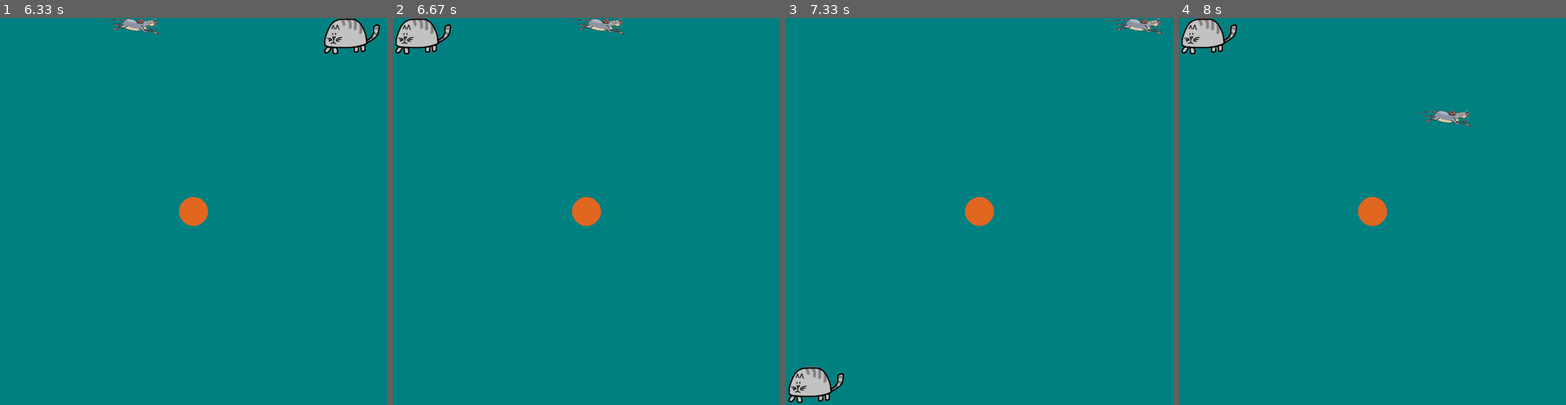
Above: before the commit, frames 1-4 (left to right).
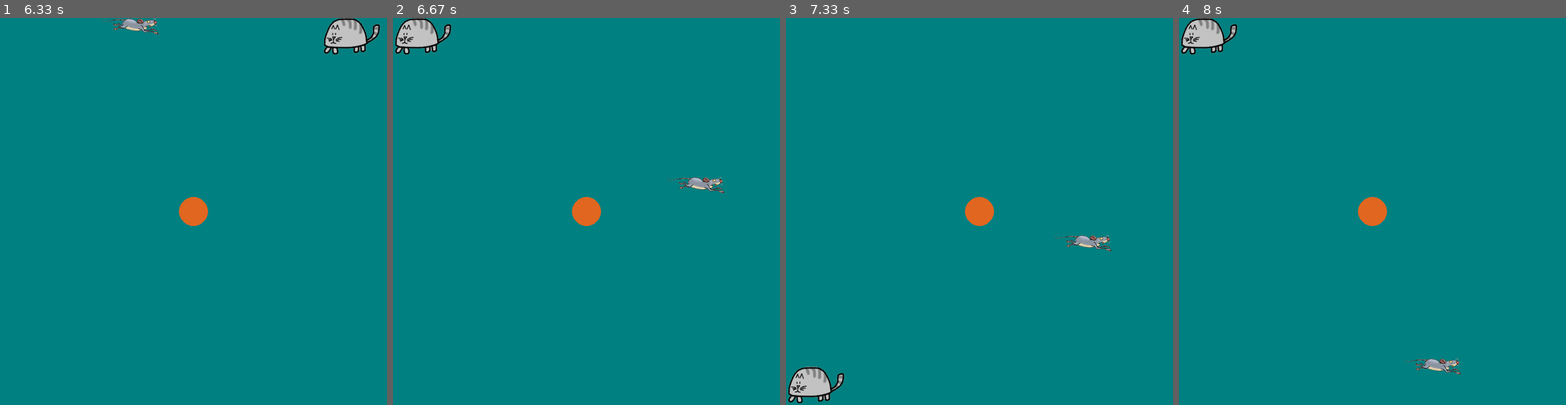
Above: after the commit, the same moments.

Repository: LogicMass621/python
Game: pygame game, started from catmouse.py
The game is run twice, just before and just after one commit, with the same random seed, the same clock (stepped at 60 frames per second) and the same inputs. The source is Python 2; it was converted automatically to run under Python 3.
Inputs:
- Up to frame 1 (6.33 s): hold Right 0.33-0.8 s; hold Left 1.67-2.2 s; hold Down 2.23-2.53 s; hold Up 3-3.37 s; hold Right 3.4-4.03 s; hold Down 4.07-4.43 s; hold Left 4.47-4.93 s; hold Right 4.97-5.43 s; hold Up 5.47-5.77 s; hold Left from 6.3 s (still down)
- Up to frame 2 (6.67 s): keep holding Left
- Up to frame 3 (7.33 s): release Left at 6.83 s; hold Down 6.87-7.17 s
- Up to frame 4 (8 s): hold Up from 7.63 s (still down)

Frame 1 is identical in both runs. In frame 2, 0.6% of the frame differs, in the area x 45-86%, y 0-46%; in frame 3, 0.6%; in frame 4, 0.6%.

Commit message:
reset mouse position after collision

Diff:
--- a/catmouse.py
+++ b/catmouse.py
@@ -71,6 +71,15 @@
  counter = 0
  speed = 15
 
+ def __init__(self):
+  Sprite.__init__(self)
+  self.x = screen_width-self.width()-10
+  self.y = screen_height-self.height()-10
+
+ def reset(self):
+  self.x = random.randint(10, screen_width-self.width()-10)
+  self.y = random.randint(10, screen_height-self.height()-10)
+
  def animate(self):
   if self.counter == 0:
    self.counter = random.randint(20,30)
@@ -118,8 +127,6 @@
 
 cat = Sprite()
 mouse = Mouse()
-mouse.x = screen_width-mouse.width()-10
-mouse.y = screen_height-mouse.height()-10
 
 pygame.key.set_repeat(True)
 
@@ -143,6 +150,7 @@
 
  if cat.collided(mouse):
    points += 1
+   mouse.reset()
 
  print 'cat = {},{} mouse = {},{} points = {}'.format(cat.x, cat.y, mouse.x, mouse.y, points)
 
